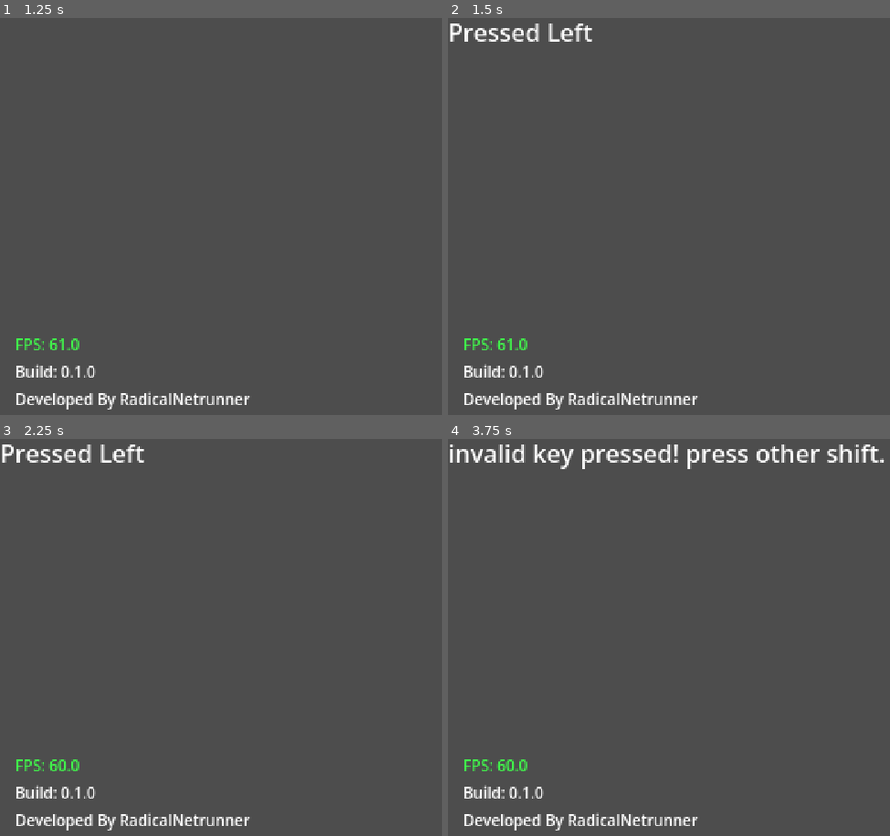
Above: before the commit, frames 1-4 (two rows, left to right).
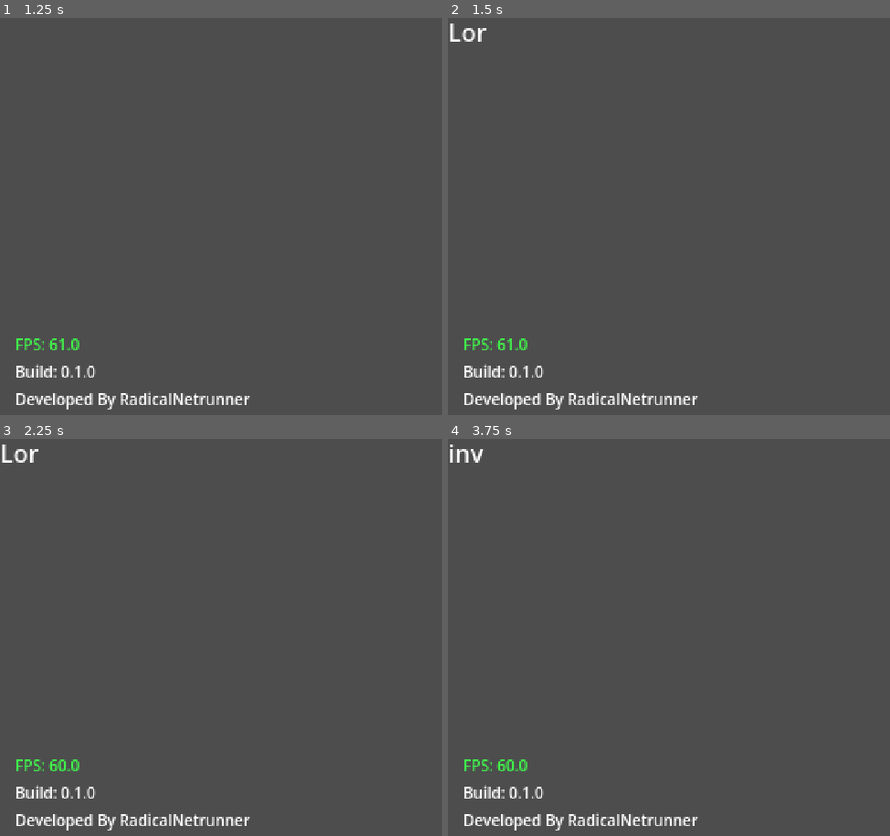
Above: after the commit, the same moments.

Repository: mcneiljv/game-off-2026
Game: Godot game, scene res://src/core/main_game/main.tscn
Two runs of this game, one before a commit and one after it. Both use one fixed random seed, a clock stepped at 60 frames per second and the inputs below.
Inputs:
- Up to frame 1 (1.25 s): tap Enter at 0.5 s
- Up to frame 2 (1.5 s): tap Space at 1.25 s; hold Shift (left_shift) from 1.28 s (still down)
- Up to frame 3 (2.25 s): tap Enter at 2 s; release Shift (left_shift) at 2.03 s
- Up to frame 4 (3.75 s): tap Space at 2.75 s; tap Enter at 3.5 s; hold Shift (left_shift) from 3.53 s (still down)

Frame 1 is identical in both runs. In frame 2, 0.7% of the frame differs, in the area x 1-33%, y 1-6%; in frame 3, 0.7%; in frame 4, 1.9%, in the area x 8-99%, y 1-8%.

Commit message:
Reposition label to fill whole screen for now; Make text start hidden and reveal over time.

Diff:
--- a/src/core/main_game/main.tscn
+++ b/src/core/main_game/main.tscn
@@ -9,10 +9,15 @@
 script = ExtResource("1_h7gx0")
 
 [node name="Monitor" type="RichTextLabel" parent="." unique_id=1103578258]
-offset_right = 40.0
-offset_bottom = 23.0
-fit_content = true
-autowrap_mode = 0
+anchors_preset = 15
+anchor_right = 1.0
+anchor_bottom = 1.0
+grow_horizontal = 2
+grow_vertical = 2
+bbcode_enabled = true
+text = "Lorem ipsum dolor sit amet, consectetur adipiscing elit. Donec sit amet luctus augue. Phasellus id nulla quis dolor consectetur pulvinar vitae malesuada magna."
+visible_characters = 0
+visible_ratio = 0.0
 script = ExtResource("2_h7gx0")
 
 [node name="DebugLayer" type="CanvasLayer" parent="." unique_id=428591197]
--- a/src/core/main_game/monitor.gd
+++ b/src/core/main_game/monitor.gd
@@ -2,6 +2,8 @@
 extends RichTextLabel
 
 const KEYS := MainGame.Keys
+
+var visible_chars = get_visible_characters()
 
 
 # Called when the node enters the scene tree for the first time.
@@ -15,10 +17,13 @@
 
 
 func show_valid_key_press(key: KEYS) -> void:
+	visible_chars += 3
+	set_visible_characters(visible_chars)
+	print("visible chars", get_visible_characters())
 	if key == KEYS.LEFT:
-		text = "Pressed Left"
+		print("Pressed Left")
 	elif key == KEYS.RIGHT:
-		text = "Pressed Right"
+		print("Pressed Right")
 	else:
 		push_error("No valid key press recorded.")
 
